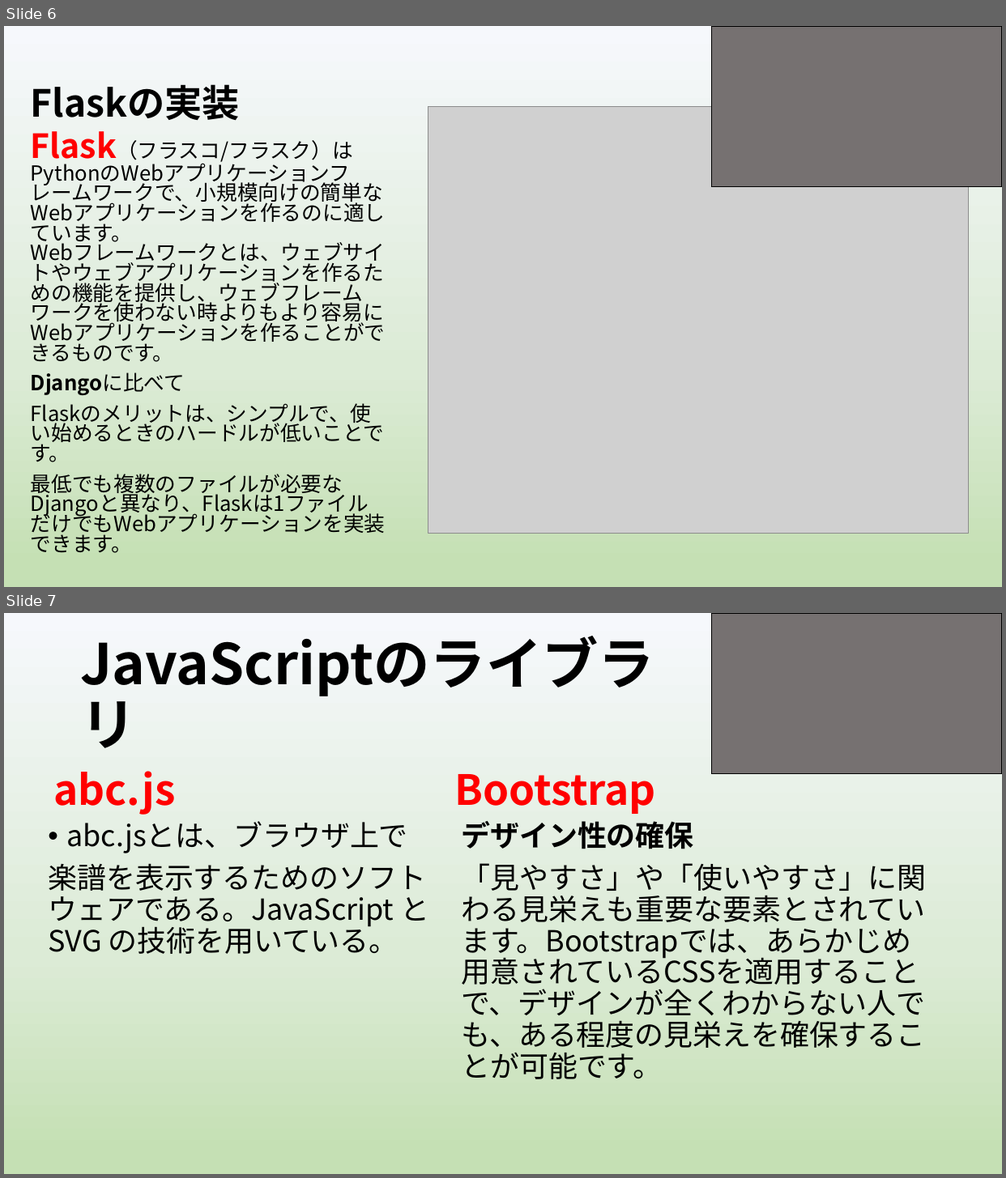
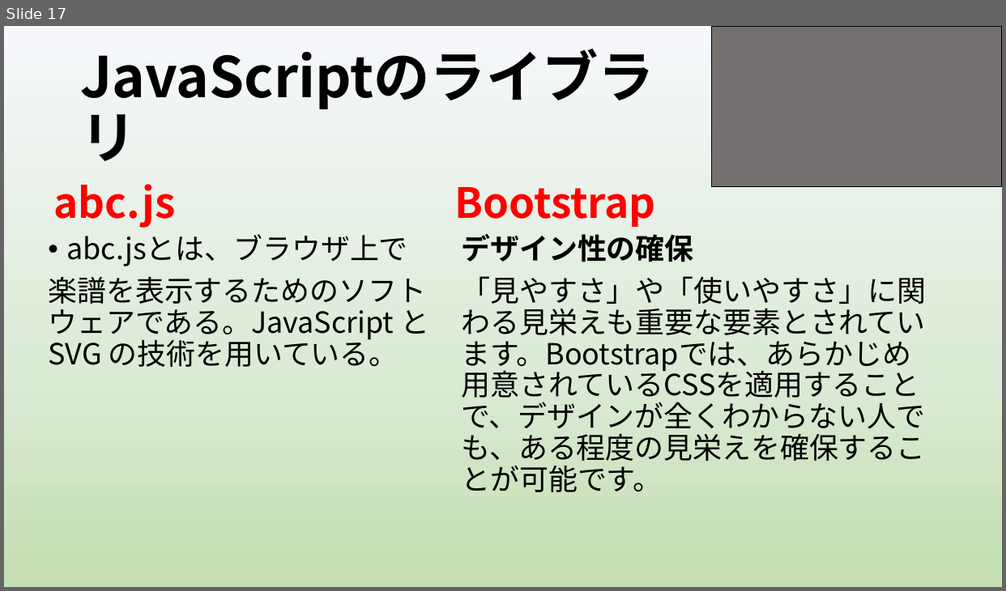
Before and after one commit to yoshitake266/bitComposer_prj, a slide deck: presentation/graduation/bit Composer3 .pptx. Shown one above the other, each under a label of ours: slides 6 and 7 before the commit, slide 17 after it. The pictures are 1006x1178 and 1006x591 pixels, drawn with LibreOffice and Linux fonts; fonts in the diff are those of the drawing; grey boxes stand for pictures. Boxes give left, top, right and bottom in pixels: in the first picture for what was removed or moved away, otherwise in the second. Text is boxed around its words. In the diff, an @@ line names an element or a change of style, - is before the commit and + after.

```diff
--- a/presentation/graduation/bit Composer3 .pptx
+++ b/presentation/graduation/bit Composer3 .pptx
@@ slide 6 removed at [4,26,1002,587], background gradient #F6F8FC to #DCEBD6 to #C5E0B4 @@
@@ rectangle removed at [711,26,1002,187] @@
@@ title removed at [31,84,240,121] @@
-Flaskの実装
@@ picture removed at [428,107,969,534] @@
@@ text removed at [31,131,386,553] @@
-Flask（フラスコ/フラスク）はPythonのWebアプリケーションフレームワークで、小規模向けの簡単なWebアプリケーションを作るのに適しています。
-Webフレームワークとは、ウェブサイトやウェブアプリケーションを作るための機能を提供し、ウェブフレームワークを使わない時よりもより容易にWebアプリケーションを作ることができるものです。
-Djangoに比べて
-Flaskのメリットは、シンプルで、使い始めるときのハードルが低いことです。
-最低でも複数のファイルが必要なDjangoと異なり、Flaskは1ファイルだけでもWebアプリケーションを実装できます。
@@ what was slide 7 is now slide 17 @@
```
Also in this commit, not shown: 8 slides changed, 7 slides added, 6 other slides removed.
